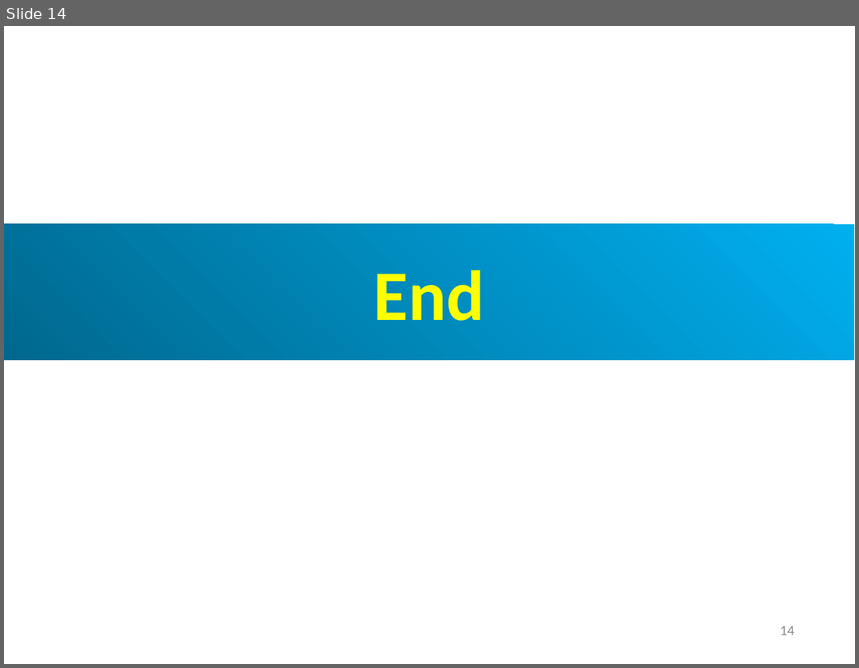
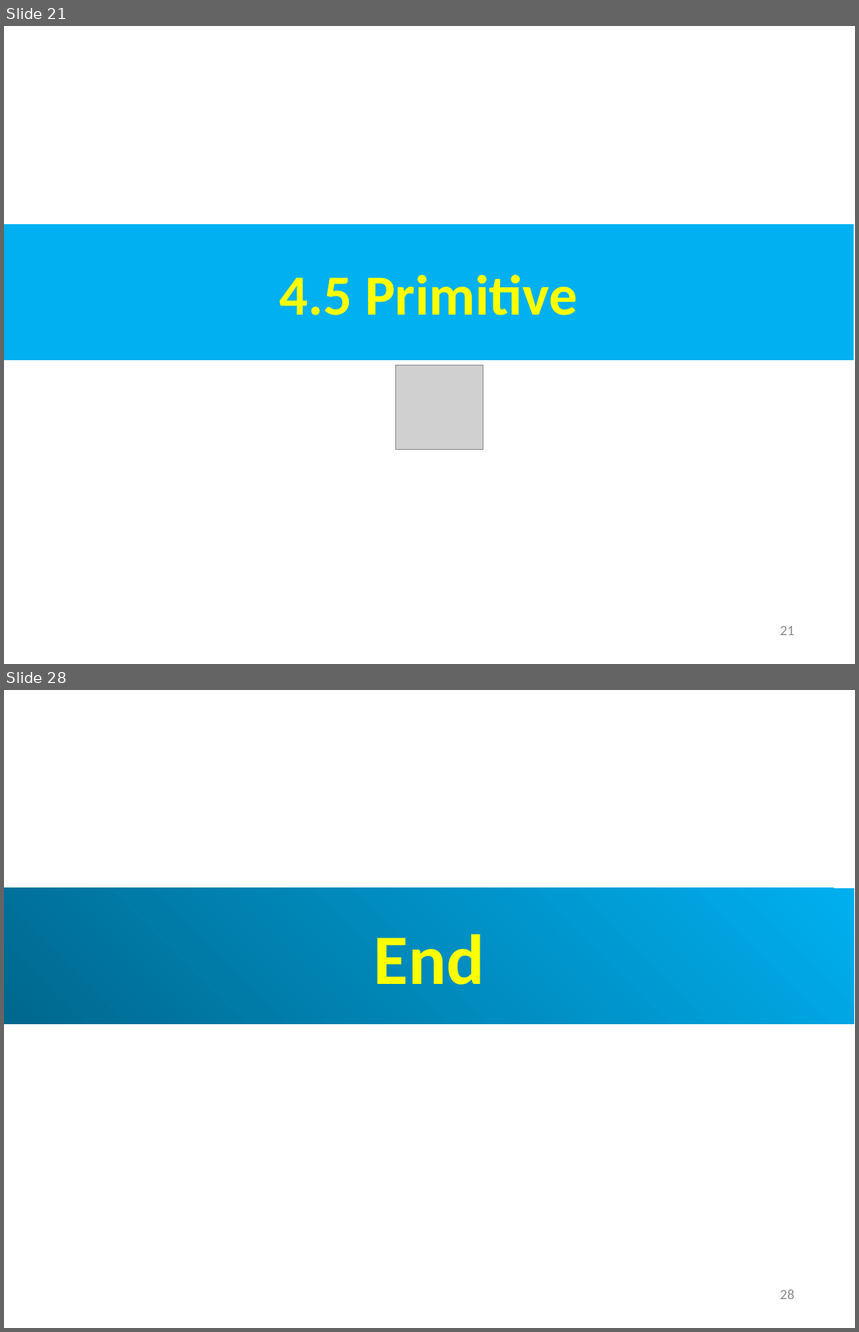
Before and after one commit to peterhchen/AIU_CS800_Chisel, a slide deck: 700_Dev_Guide/004_Module/000_Video/004_Module.ppt. Shown one above the other, each under a label of ours: slide 14 before the commit, slides 21 and 28 after it; the slides between them are not shown. The pictures are 859x668 and 859x1332 pixels, drawn with LibreOffice and Linux fonts; fonts in the diff are those of the drawing; grey boxes stand for pictures. Boxes give left, top, right and bottom in pixels: in the first picture for what was removed or moved away, otherwise in the second. Text is boxed around its words. In the diff, an @@ line names an element or a change of style, - is before the commit and + after.

```diff
--- a/700_Dev_Guide/004_Module/000_Video/004_Module.ppt
+++ b/700_Dev_Guide/004_Module/000_Video/004_Module.ppt
@@ slide 21 added at <box>4,26,855,664</box>, background #FFFFFF @@
@@ rectangle added at <box>4,224,854,360</box>, fill #00B0F0, 48 pt, text #FFFF00, bold @@
+4.5 Primitive
@@ picture added at <box>396,366,484,450</box> @@
@@ page number added at <box>780,626,794,636</box>, 12 pt, text #8B8B8B @@
+21
@@ what was slide 14 is now slide 28 @@
@@ page number at <box>780,1290,794,1300</box>: text changed @@
-14
+28
```
Also in this commit, not shown: 10 slides changed, 13 other slides added.
